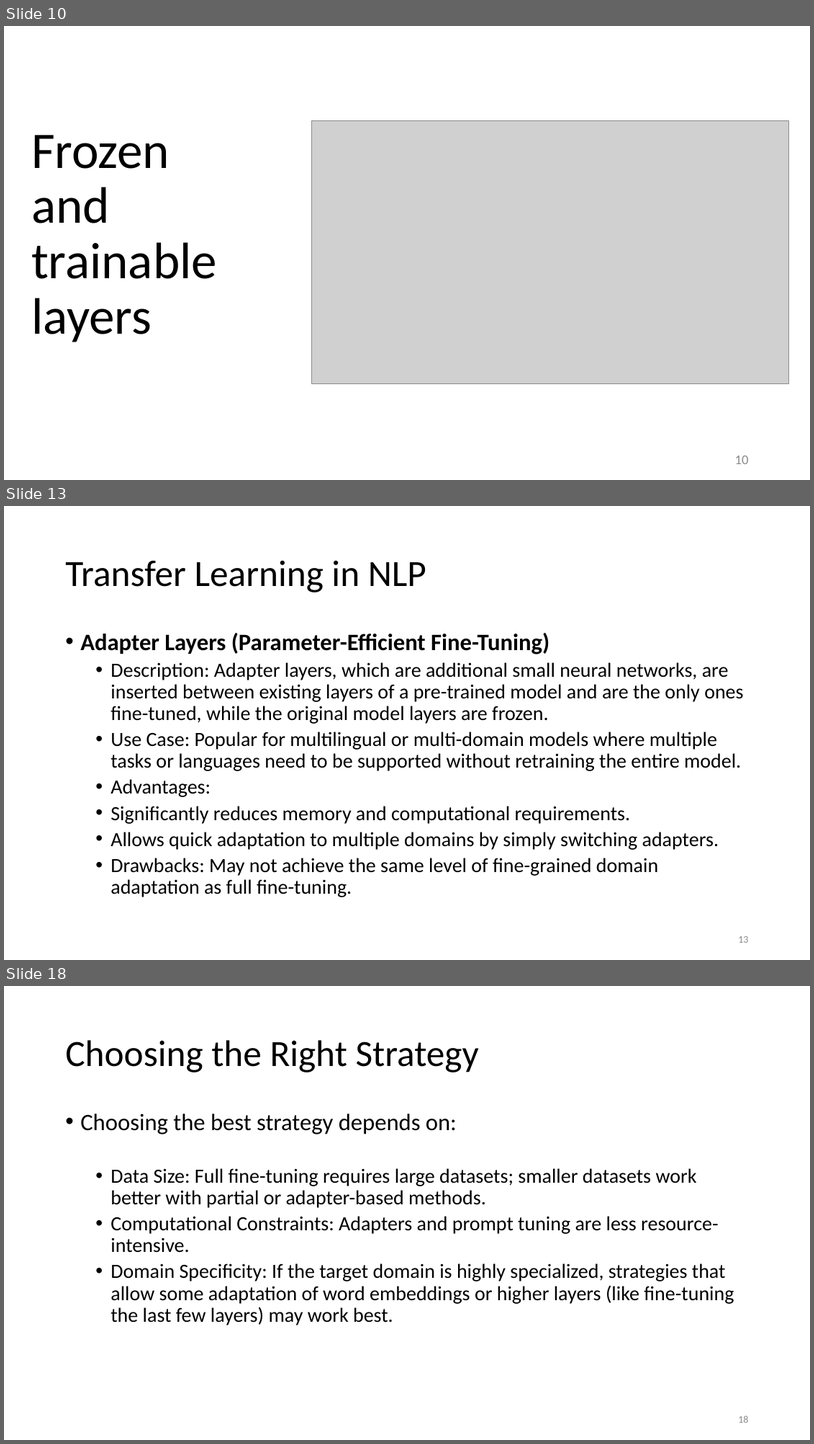
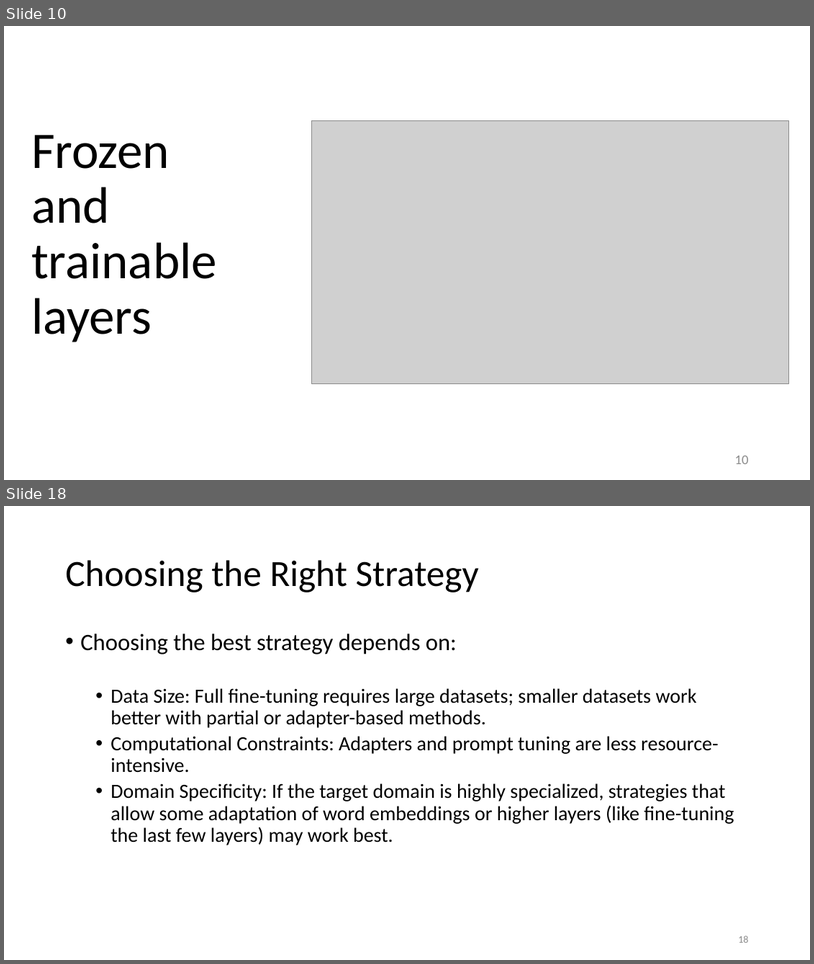
Before and after one commit to motazsaad/NLP-Seminar, a slide deck: slides/LLMs/Transfer learning (finetunning).pptx. Shown one above the other, each under a label of ours: slides 10, 13 and 18 before the commit, slides 10 and 18 after it; the slides between them are not shown. The pictures are 814x1444 and 814x964 pixels, drawn with LibreOffice and Linux fonts; fonts in the diff are those of the drawing; grey boxes stand for pictures. Boxes give left, top, right and bottom in pixels: in the first picture for what was removed or moved away, otherwise in the second. Text is boxed around its words. In the diff, an @@ line names an element or a change of style, - is before the commit and + after.

Commit message:
add transfer learning materials

```diff
--- a/slides/LLMs/Transfer learning (finetunning).pptx
+++ b/slides/LLMs/Transfer learning (finetunning).pptx
@@ slide 13 removed at <box>4,506,810,960</box>, background #FFFFFF @@
@@ title removed at <box>65,560,427,592</box> @@
-Transfer Learning in NLP
@@ text removed at <box>80,633,743,897</box> @@
-• Adapter Layers (Parameter-Efficient Fine-Tuning)
-  • Description: Adapter layers, which are additional small neural networks, are inserted between existing layers of a pre-trained model and are the only ones fine-tuned, while the original model layers are frozen.
-  • Use Case: Popular for multilingual or multi-domain models where multiple tasks or languages need to be supported without retraining the entire model.
-  • Advantages:
-  • Significantly reduces memory and computational requirements.
-  • Allows quick adaptation to multiple domains by simply switching adapters.
-  • Drawbacks: May not achieve the same level of fine-grained domain adaptation as full fine-tuning.
@@ page number removed at <box>738,936,748,942</box> @@
-13
```
Also in this commit, not shown: 7 slides changed, 23 slides added, 1 other slide removed, 5 other files.
